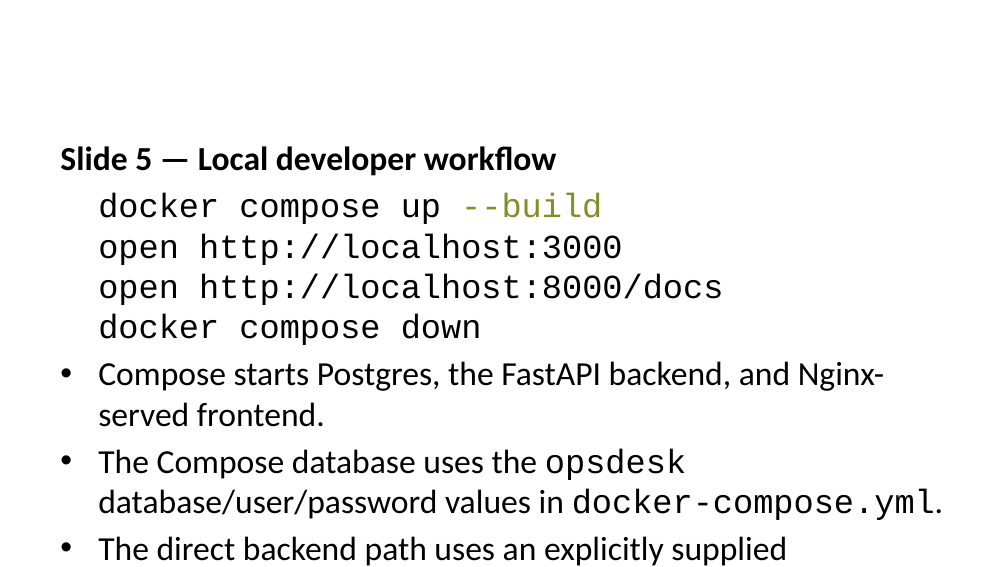
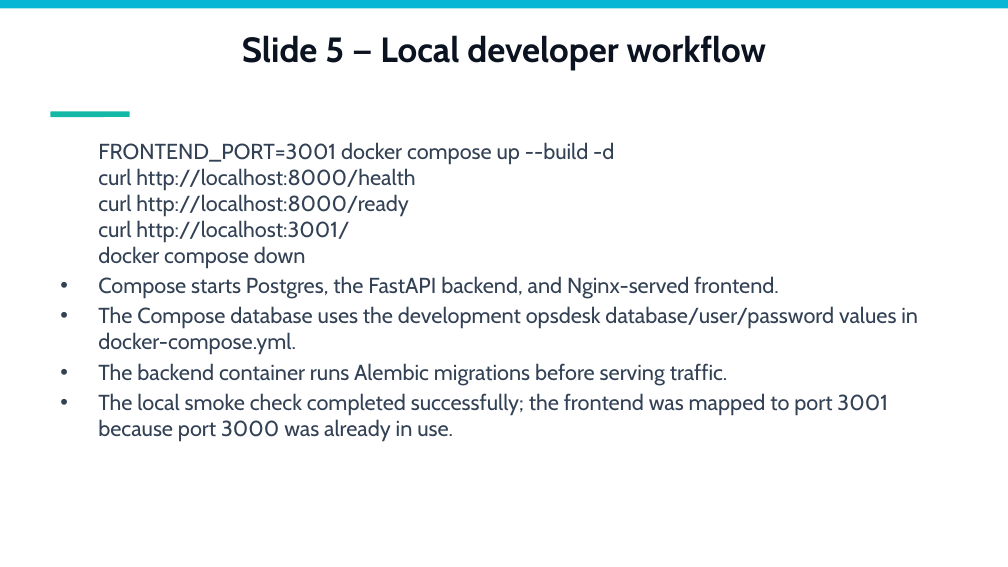
Before and after one commit to Akarsh1196/devsecops-csp, a slide deck: slide 6 of demo/presentation.pptx. Drawn at 1008x567 pixels with LibreOffice and Linux fonts; fonts in the diff are those of the drawing. Boxes give left, top, right and bottom in pixels: in the first picture for what was removed or moved away, otherwise in the second. Text is boxed around its words. In the diff, an @@ line names an element or a change of style, - is before the commit and + after.

```diff
--- a/demo/presentation.pptx
+++ b/demo/presentation.pptx
@@ background #FFFFFF to #F8FAFC @@
@@ rectangle added at (0,0,1008,8), fill #06B6D4 @@
@@ title added at (242,35,766,71), 25 pt, text #0B1220, bold @@
+Slide 5 — Local developer workflow
@@ rounded rectangle added at (50,111,130,117), fill #14B8A6 @@
@@ text at (98,142,614,268): text changed; size 24 to 15.5 pt; font Courier New to Cabin; text colour #000000 to #334155 @@
-Slide 5 — Local developer workflow
-docker compose up --build
-open http://localhost:3000
-open http://localhost:8000/docs
-docker compose down
+FRONTEND_PORT=3001 docker compose up --build -d
+curl http://localhost:8000/health
+curl http://localhost:8000/ready
+curl http://localhost:3001/
+docker compose down
@@ text at (98,276,779,299): size 24 to 15.5 pt, font Calibri to Cabin, text colour #000000 to #334155 in "Compose starts Postgres, the FastAPI backend, and ..."; less space between paragraphs @@
@@ text at (98,306,918,442): text changed; size 24 to 15.5 pt; font Calibri to Cabin; text colour #000000 to #334155 @@
-• The Compose database uses the opsdesk database/user/password values in docker-compose.yml.
-• The direct backend path uses an explicitly supplied DATABASE_URL and Alembic.
+• The Compose database uses the development opsdesk database/user/password values in docker-compose.yml.
+• The backend container runs Alembic migrations before serving traffic.
+• The local smoke check completed successfully; the frontend was mapped to port 3001 because port 3000 was already in use.
```
Also in this commit, not shown: 10 other slides changed, 1 slide added, 1 slide removed, 3 other files.
